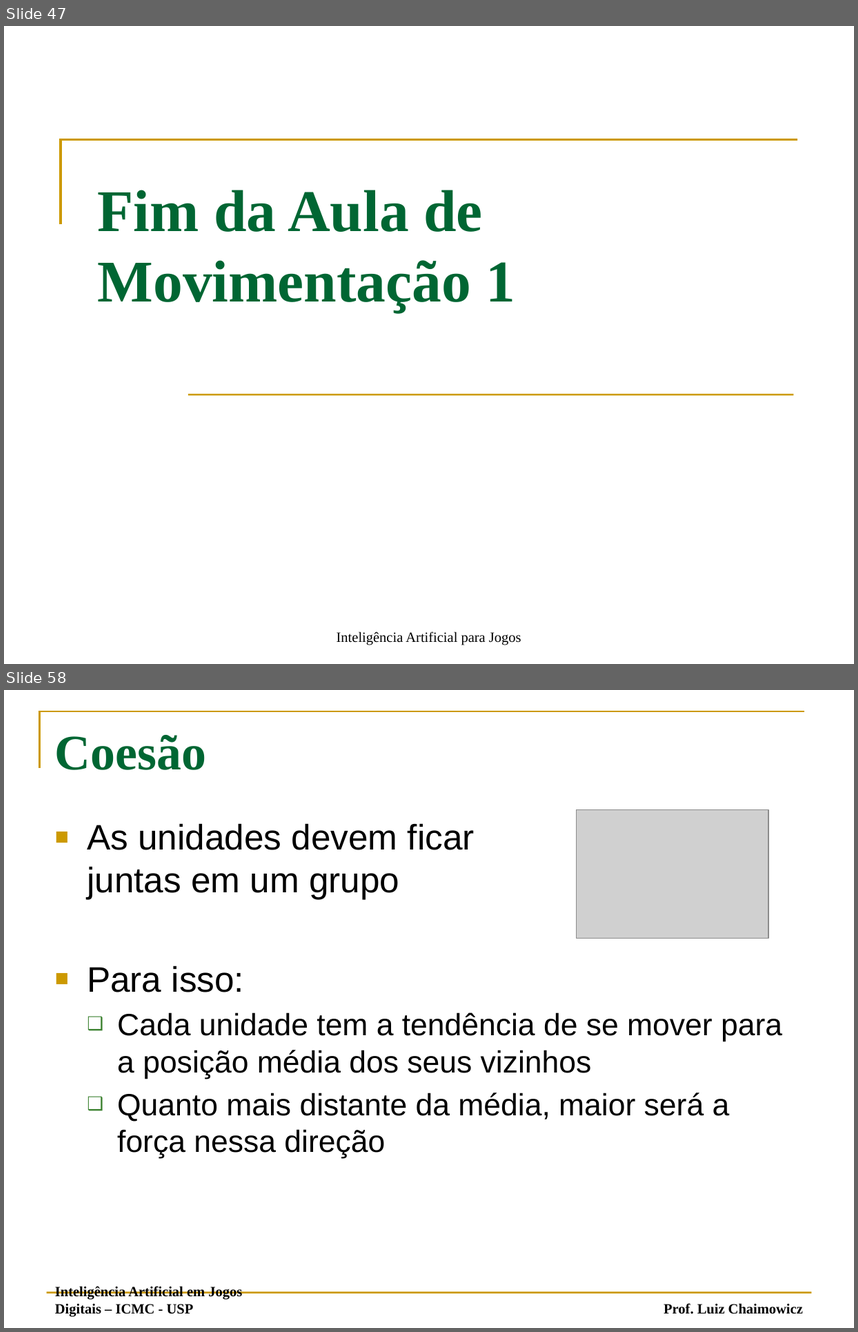
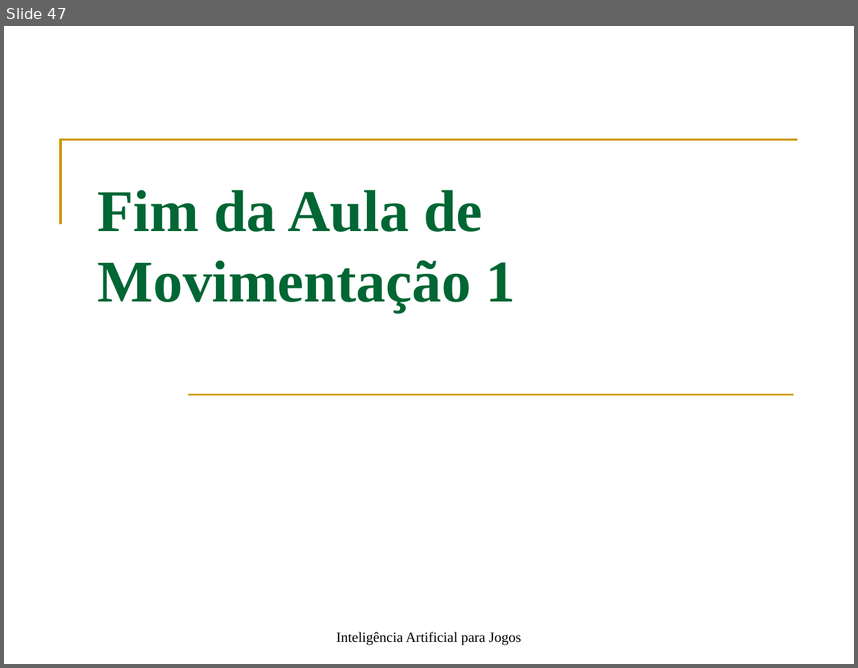
Before and after one commit to fegemo/cefet-games, a slide deck: attachments/IA 03 - Movimentação Simples.pptx. Shown one above the other, each under a label of ours: slides 47 and 58 before the commit, slide 47 after it; the slides between them are not shown. The pictures are 858x1332 and 858x668 pixels, drawn with LibreOffice and Linux fonts; fonts in the diff are those of the drawing; grey boxes stand for pictures. Boxes give left, top, right and bottom in pixels: in the first picture for what was removed or moved away, otherwise in the second. Text is boxed around its words. In the diff, an @@ line names an element or a change of style, - is before the commit and + after.

```diff
--- a/attachments/IA 03 - Movimentação Simples.pptx
+++ b/attachments/IA 03 - Movimentação Simples.pptx
@@ slide 58 removed at bbox=[4, 690, 854, 1328], background #FFFFFF @@
@@ freeform shape removed at bbox=[40, 711, 805, 768] @@
@@ title removed at bbox=[55, 735, 206, 770] @@
-Coesão
@@ picture removed at bbox=[576, 810, 769, 938] @@
@@ text removed at bbox=[87, 823, 782, 1159] @@
-■ As unidades devem ficar
-  juntas em um grupo
-■ Para isso:
-  ❑ Cada unidade tem a tendência de se mover para a posição média dos seus vizinhos
-  ❑ Quanto mais distante da média, maior será a força nessa direção
@@ text removed at bbox=[55, 1285, 242, 1317] @@
-Inteligência Artificial em Jogos Digitais – ICMC - USP
@@ line removed from (47, 1292) to (811, 1292) @@
@@ text removed at bbox=[664, 1303, 803, 1314] @@
-Prof. Luiz Chaimowicz
```
Also in this commit, not shown: 8 slides changed, 4 slides added, 36 other slides removed, 1 other file.
